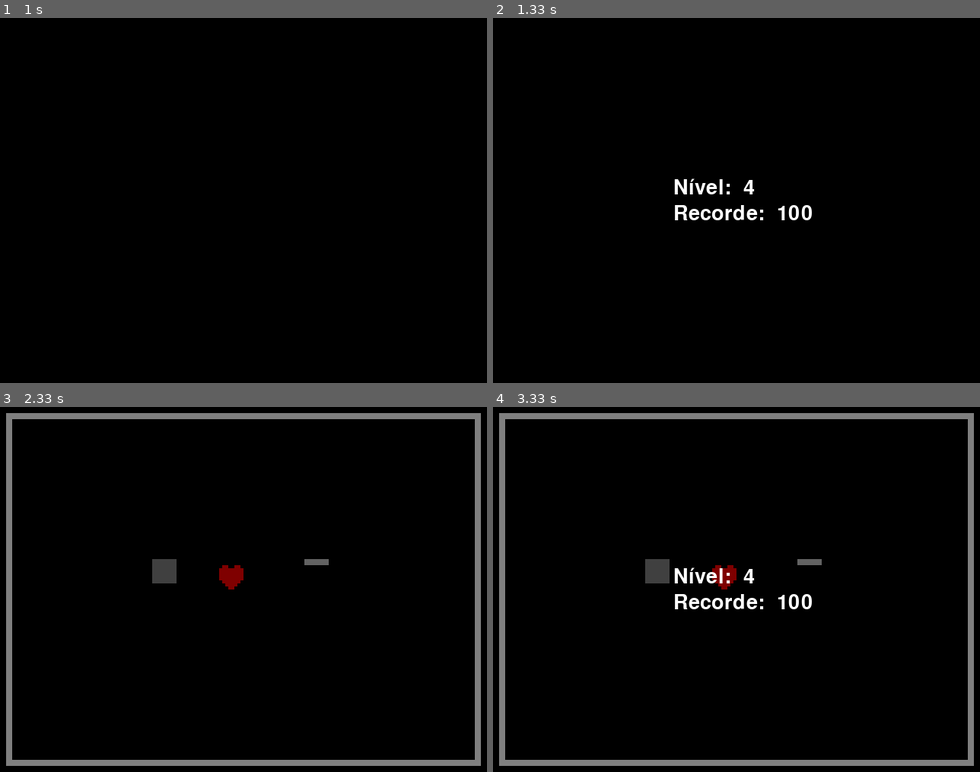
Above: before the commit, frames 1-4 (two rows, left to right).
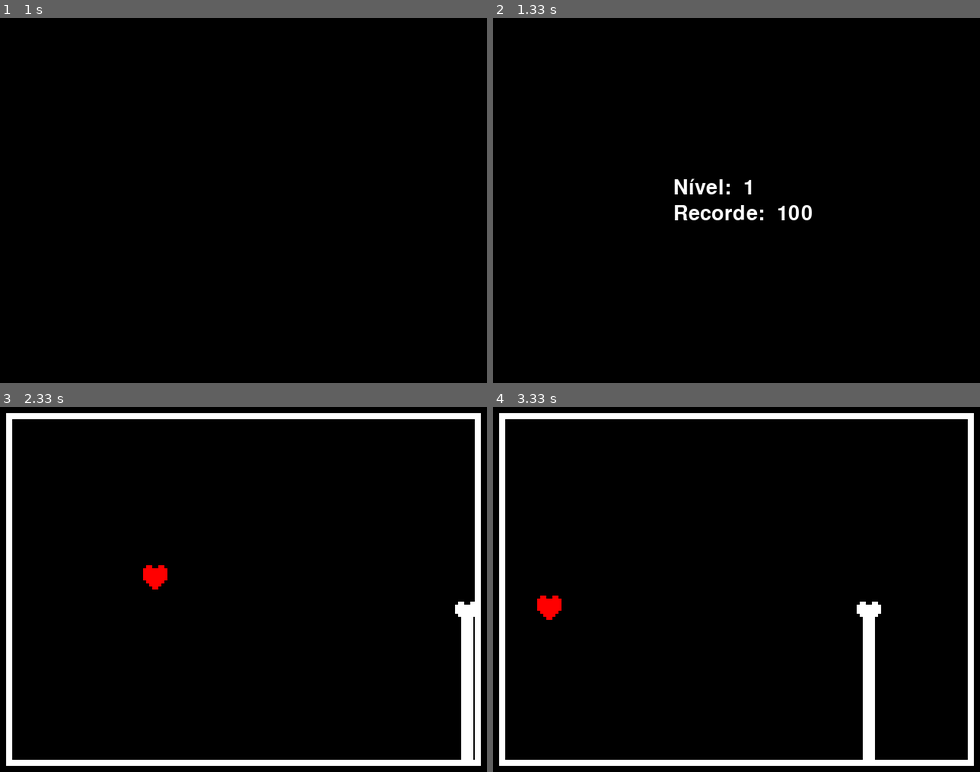
Above: after the commit, the same moments.

Repository: kwwala/eosso
Game: pygame game, started from game.py
Same seed, same stepped clock (60 frames per second), same inputs: the game is played once before the commit and once after it.
Inputs:
- Up to frame 1 (1 s): no input
- Up to frame 2 (1.33 s): no input
- Up to frame 3 (2.33 s): hold Left from 1.83 s (still down)
- Up to frame 4 (3.33 s): release Left at 2.37 s; hold Down 2.4-2.7 s; hold Left 2.73-3.13 s; hold Up from 3.17 s (still down)

Frame 1 is identical in both runs. In frame 2, less than 0.1% of the frame differs, in the area x 51-54%, y 44-49%; in frame 3, 7.5%; in frame 4, 8.4%, in the area x 1-99%, y 1-99%.

Commit message:
mudanças na biblioteca

Diff:
--- a/mematadeumavez.py
+++ b/game.py
@@ -7,19 +7,21 @@
 screen = pygame.display.set_mode((640, 480))
 clock = pygame.time.Clock()
 width, height = screen.get_size()
+pygame.display.set_caption("É Osso")
+icon = pygame.image.load("images/shadedicon.png").convert_alpha()
+pygame.display.set_icon(icon)
 
 # coisas úteis
 font = pygame.font.Font(None, 40)
 
 # jogador/coração
-heart = pygame.image.load("images/heart32x.png")
-heart = heart.convert()
+heart = pygame.image.load("images/heart32x.png").convert_alpha()
 x, y = (width / 2) - 32, (height / 2) - 32
 squareSize = 32
 velocity = 5
 
 # níveis
-level = 3.5
+level = 1
 maxlevel = 100 # placeholder
 newlevel = True
 
@@ -37,13 +39,11 @@
 
 # ossos
 bonesize = squareSize
-bonex, boney = width, 300
+bonex, boney = width, 256
 bone = pygame.image.load("images/bone.png")
 
-flippedbonex, flippedboney = width, 0
+flippedbonex, flippedboney = width, -128
 flippedbone = pygame.transform.flip(bone, False, True)
-
-
 
 # bordas
 borders = pygame.Surface((width, height), pygame.SRCALPHA)
@@ -59,11 +59,28 @@
 
 borderdown = pygame.Surface([width - 16, 8])
 borderdown.fill((255, 255, 255))
+
+blackborderleft = pygame.Surface([8, height])
+blackborderleft.fill((0, 0, 0))
+
+blackborderright = pygame.Surface([8, height])
+blackborderright.fill((0, 0, 0))
+
+blackborderup = pygame.Surface([width, 8])
+blackborderup.fill((0, 0, 0))
+
+blackborderdown = pygame.Surface([width, 8])
+blackborderdown.fill((0, 0, 0))
 
 borders.blit(borderleft, (8, 8))
 borders.blit(borderright, (width - 16, 8))
 borders.blit(borderup, (8, 8))
 borders.blit(borderdown, (8, height - 16))
+
+borders.blit(blackborderleft, (0, 0))
+borders.blit(blackborderright, (width - 8, 8))
+borders.blit(blackborderup, (0, 0))
+borders.blit(blackborderdown, (0, height - 8))
 
 # sons
 sound1 = pygame.mixer.Sound('sounds/death1.wav')
@@ -130,89 +147,82 @@
     new_x = x + dx
     new_y = y + dy
 
+    # níveis
     if level == 1:
         bonex -= 2
         if bonex <= -8:
-            level += .5
-    elif level == 1.5:
-        bonex = width
-        level += .5
-        newlevel = True
+            level += 1
+            bonex = width
+            level += 1
+            newlevel = True
     elif level == 2:
         bonex -= 4
         if bonex <= -8:
-            level += .5
-    elif level == 2.5:
-        bonex = width
-        level += .5
-        newlevel = True
+            bonex = width
+            level += 1
+            newlevel = True
     elif level == 3:
         bonex -= 4
         flippedbonex -= 4
         if bonex <= -8:
-            level += .5
-    elif level == 3.5:
-        bonex = width
-        flippedbonex = width
-        boney = (height / 2) + 32
-        flippedboney = (height / 2) - (32 + 240)
-        level += .5
-        newlevel = True
-        bonedirection = 1  # 1 para subir, -1 para descer
+            level += 1
+            bonex = width
+            flippedbonex = width
+            newlevel = True
+            bonedirection = -1  # 1 para subir, -1 para descer
     elif level == 4:
         bonex -= 4
         flippedbonex -= 4
 
-        # Verifica limites para mudar a direção
-        if boney >= 360:
+        if boney >= 320:
             bonedirection = -1
-        elif boney <= 240:
+        elif boney <= 250:
             bonedirection = 1
 
-        # Atualiza as posições com base na direção
         boney += bonedirection
         flippedboney += bonedirection
 
         if bonex <= -8:
-            level += 0.5
+            level += 1
+            bonex = width
+            flippedbonex = width
+            newlevel = True
+            bonedirection = -1  # 1 para subir, -1 para descer
     else:
         print('algo aconteceu') # vai que eu mecho e acabo bugando algo e pulando
         exit()
 
-
-    # Criar retângulos para detecção de colisão
+    # rects
     heart_rect = pygame.Rect(new_x, y, squareSize, squareSize)
-    platform_rect = pygame.Rect(blockx, blocky, blocksize, blocksize)
-    bones_rect = pygame.Rect(bonex, boney, 6, 240)
-    flippedbone_rect = pygame.Rect(flippedbonex, flippedboney, 6, 240)
-
-
-    # Verificar colisão no eixo X
-    if heart_rect.colliderect(platform_rect):
-        if dx > 0:  # Movendo para a direita
-            new_x = platform_rect.left - squareSize
-        elif dx < 0:  # Movendo para a esquerda
-            new_x = platform_rect.right
-
-    # Atualizar o retângulo temporário após ajuste no X
+    bones_rect = pygame.Rect(bonex + 4, boney, 24, 320)
+    flippedbone_rect = pygame.Rect(flippedbonex + 4, flippedboney, 24, 320)
+    # platform_rect = pygame.Rect(blockx, blocky, blocksize, blocksize)
+
+    # colisão com plataforma
+    # if heart_rect.colliderect(platform_rect):
+    #     if dx > 0:  # Movendo para a direita
+    #         new_x = platform_rect.left - squareSize
+    #     elif dx < 0:  # Movendo para a esquerda
+    #         new_x = platform_rect.right
+
+    # atualizar o retângulo temporário
     heart_rect = pygame.Rect(x, new_y, squareSize, squareSize)
 
-    # Atualizar a posição final após colisão
+    # atualizar a posição final após colisão
     x, y = limitposition(new_x, new_y)
 
-    # Renderização
+    # renderização (blit)
     screen.fill((0, 0, 0))
-    screen.blit(platform, (platformx, platformy))
+    # screen.blit(platform, (platformx, platformy))
+    # screen.blit(block, (blockx, blocky))
     screen.blit(heart, (x, y))
-
-    screen.blit(block, (blockx, blocky))
     screen.blit(bone, (bonex, boney))
     screen.blit(flippedbone, (flippedbonex, flippedboney))
 
     screen.blit(borders, (0, 0))
 
+    # morte
     if heart_rect.colliderect(bones_rect) or heart_rect.colliderect(flippedbone_rect):
-        # animação de morte real
         heart = pygame.image.load("images/heart64x.png")
         screen.fill((0, 0, 0))
         offset = 16  # Valor do offset em pixels
Binary file changed: images/bone.png
Binary file added: images/icon.png
Binary file added: images/shadedicon.png
Renamed: texto.py -> tests.py
